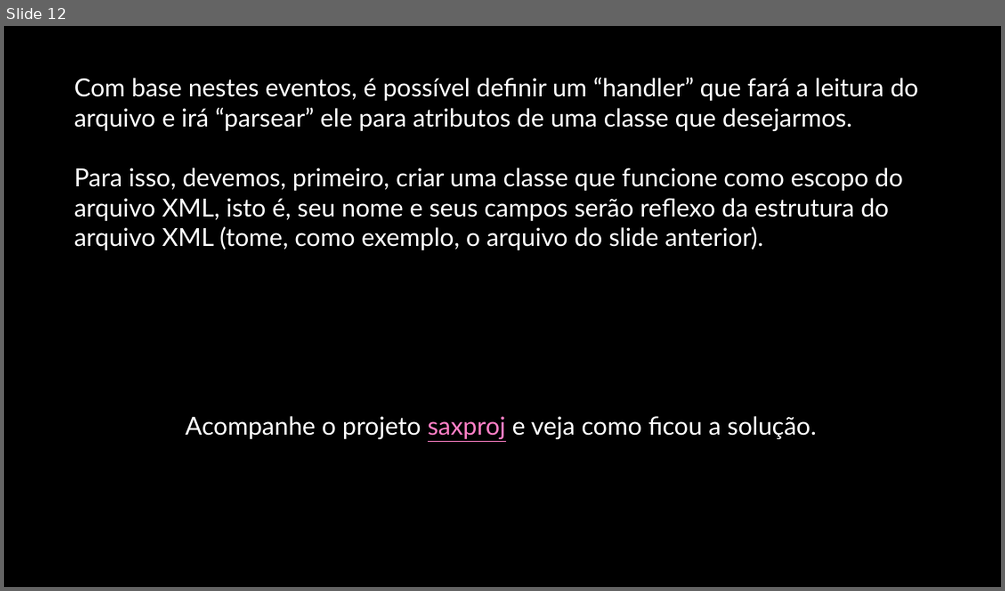
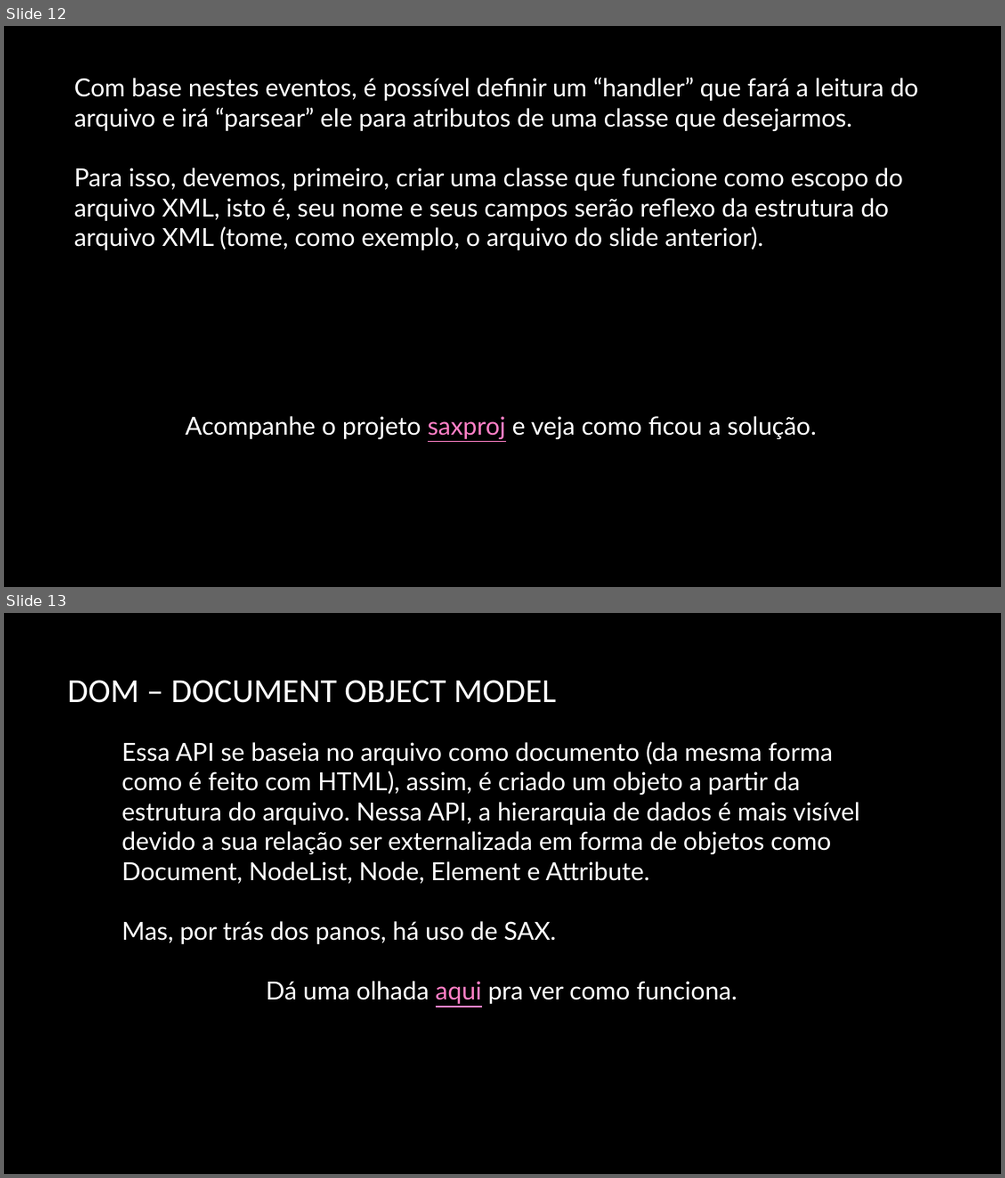
Before and after one commit to professordouglasfilho/aulasetutoriais, a slide deck: aulas/modulo4/Módulo 4 - Webservices.pptx. Shown one above the other, each under a label of ours: slide 12 before the commit, slides 12 and 13 after it. The pictures are 1005x591 and 1005x1178 pixels, drawn with LibreOffice and Linux fonts; fonts in the diff are those of the drawing; background and template pictures are left out. Boxes give left, top, right and bottom in pixels: in the first picture for what was removed or moved away, otherwise in the second. Text is boxed around its words. In the diff, an @@ line names an element or a change of style, - is before the commit and + after.

```diff
--- a/aulas/modulo4/Módulo 4 - Webservices.pptx
+++ b/aulas/modulo4/Módulo 4 - Webservices.pptx
@@ slide 13 added at (4,613,1001,1174), background picture (left out) @@
@@ title added at (67,680,556,703), 32.4 pt, text #FFFFFF @@
+DOM – DOCUMENT OBJECT MODEL
@@ text added at (121,741,859,1004), 24 pt, text #FFFFFF @@
+Essa API se baseia no arquivo como documento (da mesma forma como é feito com HTML), assim, é criado um objeto a partir da estrutura do arquivo. Nessa API, a hierarquia de dados é mais visível devido a sua relação ser externalizada em forma de objetos como Document, NodeList, Node, Element e Attribute.
+Mas, por trás dos panos, há uso de SAX.
+Dá uma olhada aqui pra ver como funciona.
```
Also in this commit, not shown: 1 other slide added, 10 other files.
